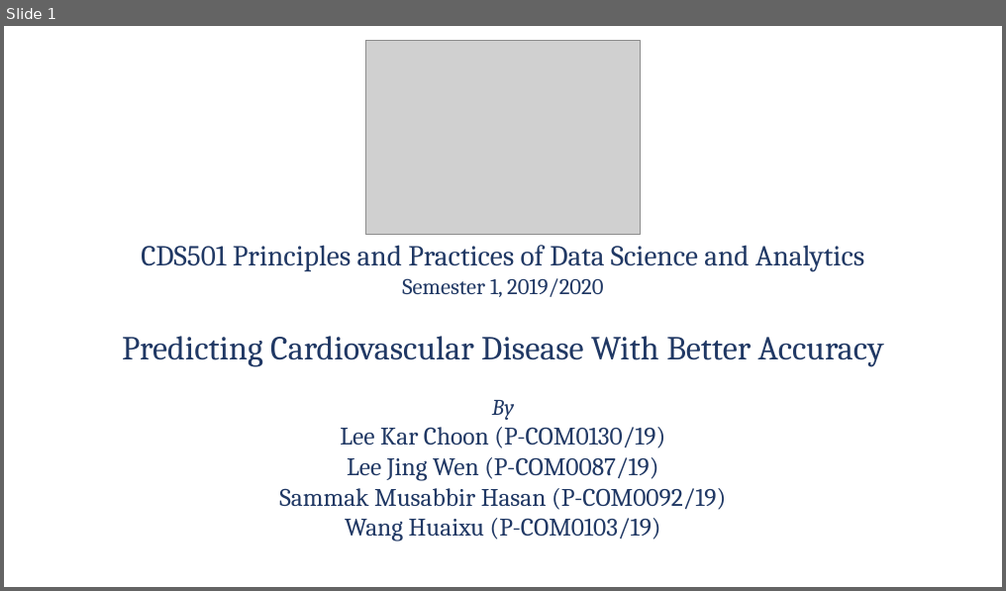
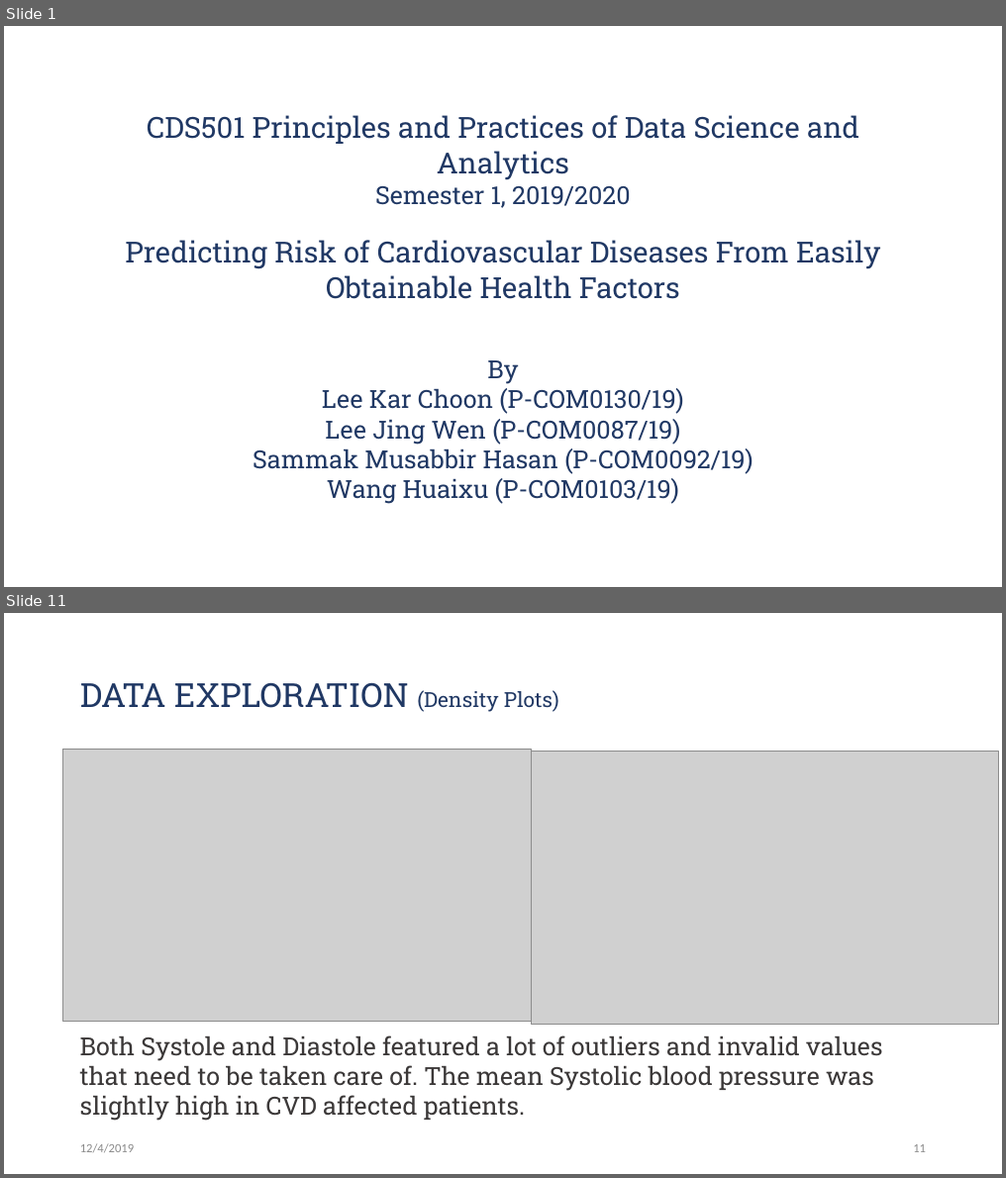
Before and after one commit to Jwen-pg/cds501-predicting-heart-disease, a slide deck: presentation.pptx. Shown one above the other, each under a label of ours: slide 1 before the commit, slides 1 and 11 after it; the slides between them are not shown. The pictures are 1006x591 and 1006x1178 pixels, drawn with LibreOffice and Linux fonts; fonts in the diff are those of the drawing; grey boxes stand for pictures; background and template pictures are left out. Boxes give left, top, right and bottom in pixels: in the first picture for what was removed or moved away, otherwise in the second. Text is boxed around its words. In the diff, an @@ line names an element or a change of style, - is before the commit and + after.

```diff
--- a/presentation.pptx
+++ b/presentation.pptx
@@ slide 11 added at [4, 613, 1002, 1174], background #FFFFFF @@
@@ title added at [80, 682, 559, 712], 32 pt, text #203864 @@
+DATA EXPLORATION (Density Plots)
@@ picture added at [63, 749, 531, 1022] @@
@@ picture added at [531, 752, 999, 1025] @@
@@ text added at [80, 1036, 883, 1121], 24 pt, text #3B3838 @@
+Both Systole and Diastole featured a lot of outliers and invalid values that need to be taken care of. The mean Systolic blood pressure was slightly high in CVD affected patients.
@@ text added at [80, 1144, 134, 1153], 12 pt, text #8C8C8C @@
+12/4/2019
@@ page number added at [913, 1145, 926, 1153], 12 pt, text #8C8C8C @@
+11
@@ slide 1 changed as well @@
@@ picture removed at [365, 40, 642, 234] @@
@@ title "CDS501 Principles and Practices of ..." at [125, 115, 880, 504]: vertical alignment middle to top @@
@@ title at [125, 115, 880, 504]: text changed; size 24.3 to 24 pt; font Cambria to Roboto Slab @@
-CDS501 Principles and Practices of Data Science and Analytics
-Semester 1, 2019/2020
-Predicting Cardiovascular Disease With Better Accuracy
-By
-Lee Kar Choon (P-COM0130/19)
-Lee Jing Wen (P-COM0087/19)
-Sammak Musabbir Hasan (P-COM0092/19)
-Wang Huaixu (P-COM0103/19)
+CDS501 Principles and Practices of Data Science and Analytics
+Semester 1, 2019/2020
+Predicting Risk of Cardiovascular Diseases From Easily Obtainable Health Factors
+By
+Lee Kar Choon (P-COM0130/19)
+Lee Jing Wen (P-COM0087/19)
+Sammak Musabbir Hasan (P-COM0092/19)
+Wang Huaixu (P-COM0103/19)
```
Also in this commit, not shown: 1 other slide changed, 16 other slides added, 7 slides removed, 3 other files.
